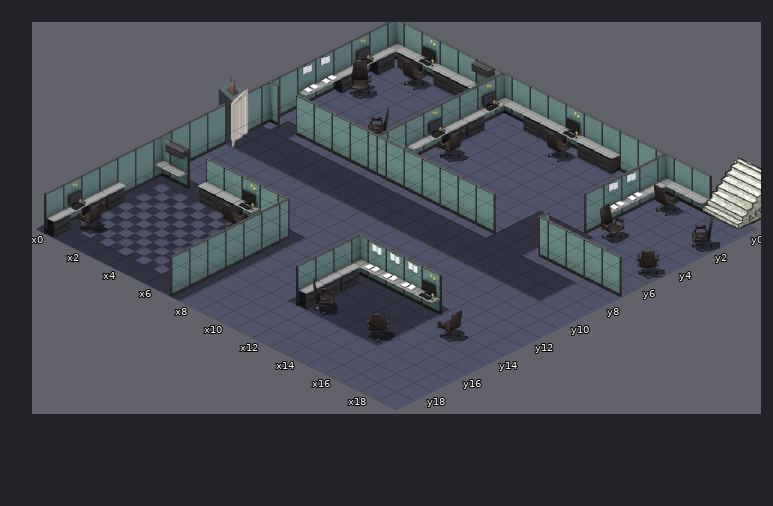
A Tiled map gets an edit: map/lvlthree.tmx. The picture above is the old version.
Cells are 64x32 px. Isometric: x runs down to the right, y down to the left. Shown: x 0..19, y 0..19. Tiles whose own drawing changed are shown in their newer look in all pictures.
After:
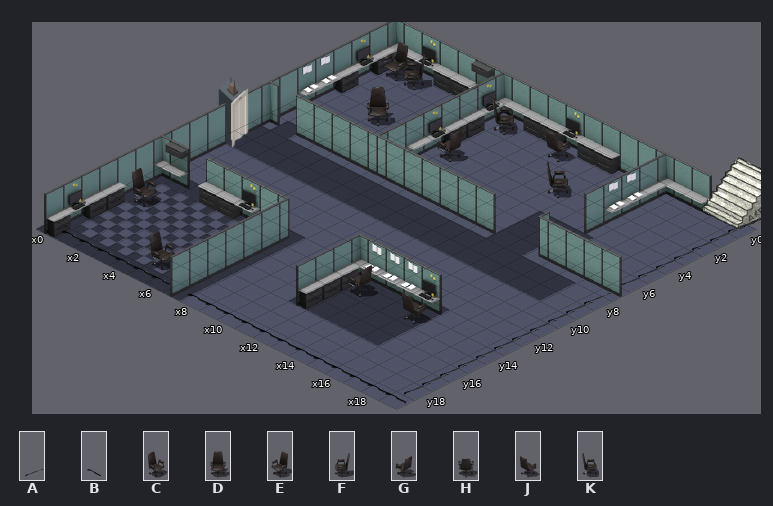
Key: from "231": A 0; from "2312312": B 0; from "chair": C 0, D 1, E 2, F 3, G 4, H 5, J 6, K 7.
_ is an empty cell.
The exact change:
Layer "object":
The edit turns tile F into tile A in row 2 at x 19.
The edit turns tile H into tile A in row 5 at x 19.
There is now tile A in rows 0 to 1 at x 19; in rows 3 to 4 at x 19; in row 6 at x 19; in rows 8 to 18 at x 19.
There is now tile B in row 19 at x 1 to 6 and 8 to 19.
There is now tile C in row 15 at x 1; in row 18 at x 5.
There is now tile D in row 4 at x 3.
There is now tile E in row 1 at x 1.
The edit turns tile J into tile F in row 1 at x 2.
There is now tile G in row 14 at x 12.
There is now tile J in row 14 at x 15.
There is now tile K in row 1 at x 7; in row 3 at x 12.
Tile C is gone in row 4 at x 16.
Tile D is gone in row 3 at x 1.
Tile F is gone in row 5 at x 4.
Tile G is gone in row 14 at x 17; in row 18 at x 1.
Tile H is gone in row 16 at x 15.
Tile J is gone in row 1 at x 16; in row 14 at x 5.
Tile K is gone in row 16 at x 12.
